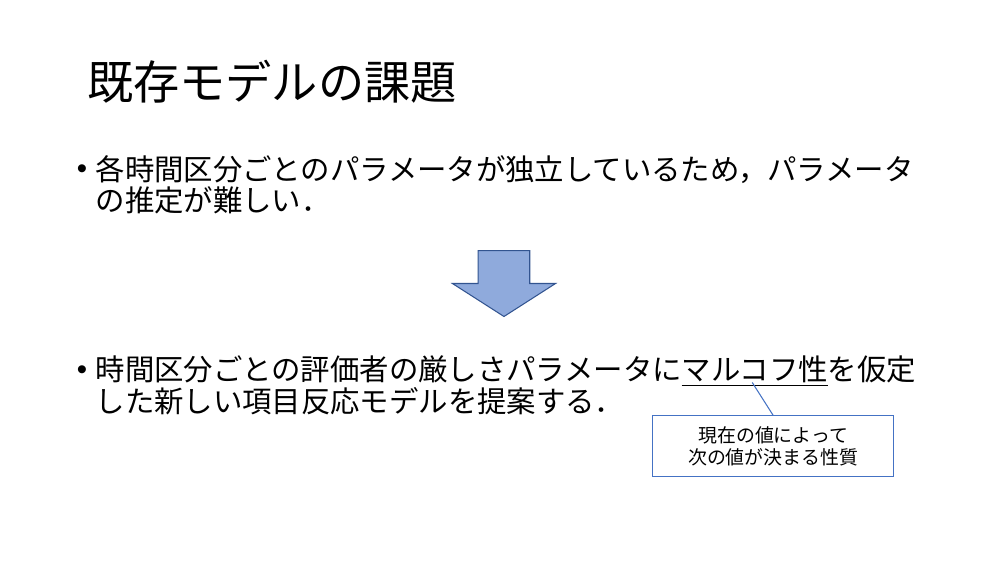
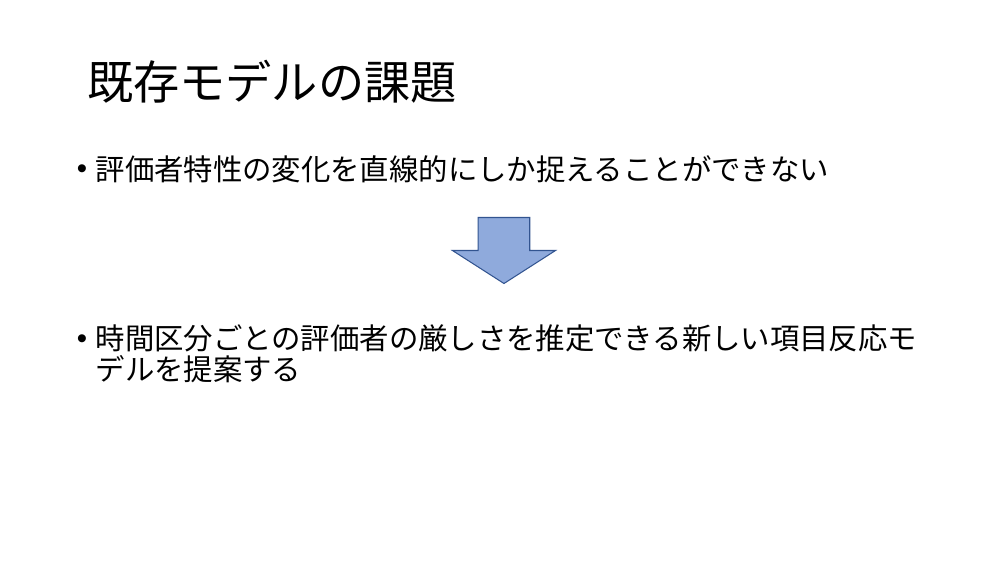
Before and after one commit to Mayu925/lab, a slide deck: slide 8 of sotsuron/発表スライド.pptx. Drawn at 1008x567 pixels with LibreOffice and Linux fonts; fonts in the diff are those of the drawing. Boxes give left, top, right and bottom in pixels: in the first picture for what was removed or moved away, otherwise in the second. Text is boxed around its words. In the diff, an @@ line names an element or a change of style, - is before the commit and + after.

```diff
--- a/sotsuron/発表スライド.pptx
+++ b/sotsuron/発表スライド.pptx
@@ text at box(96, 155, 917, 383): text changed @@
-• 各時間区分ごとのパラメータが独立しているため，パラメータの推定が難しい．
-• 時間区分ごとの評価者の厳しさパラメータにマルコフ性を仮定した新しい項目反応モデルを提案する．
+• 評価者特性の変化を直線的にしか捉えることができない
+• 時間区分ごとの評価者の厳しさを推定できる新しい項目反応モデルを提案する
@@ down arrow: place and size @@
-down arrow at box(452, 250, 555, 316)
+down arrow at box(452, 218, 555, 284)
@@ line removed from (752, 383) to (774, 416) @@
@@ rectangle removed at box(653, 416, 894, 477) @@
-現在の値によって
-次の値が決まる性質
```
Also in this commit, not shown: 5 other slides changed, 1 slide added, 1 slide removed, 23 other files.
